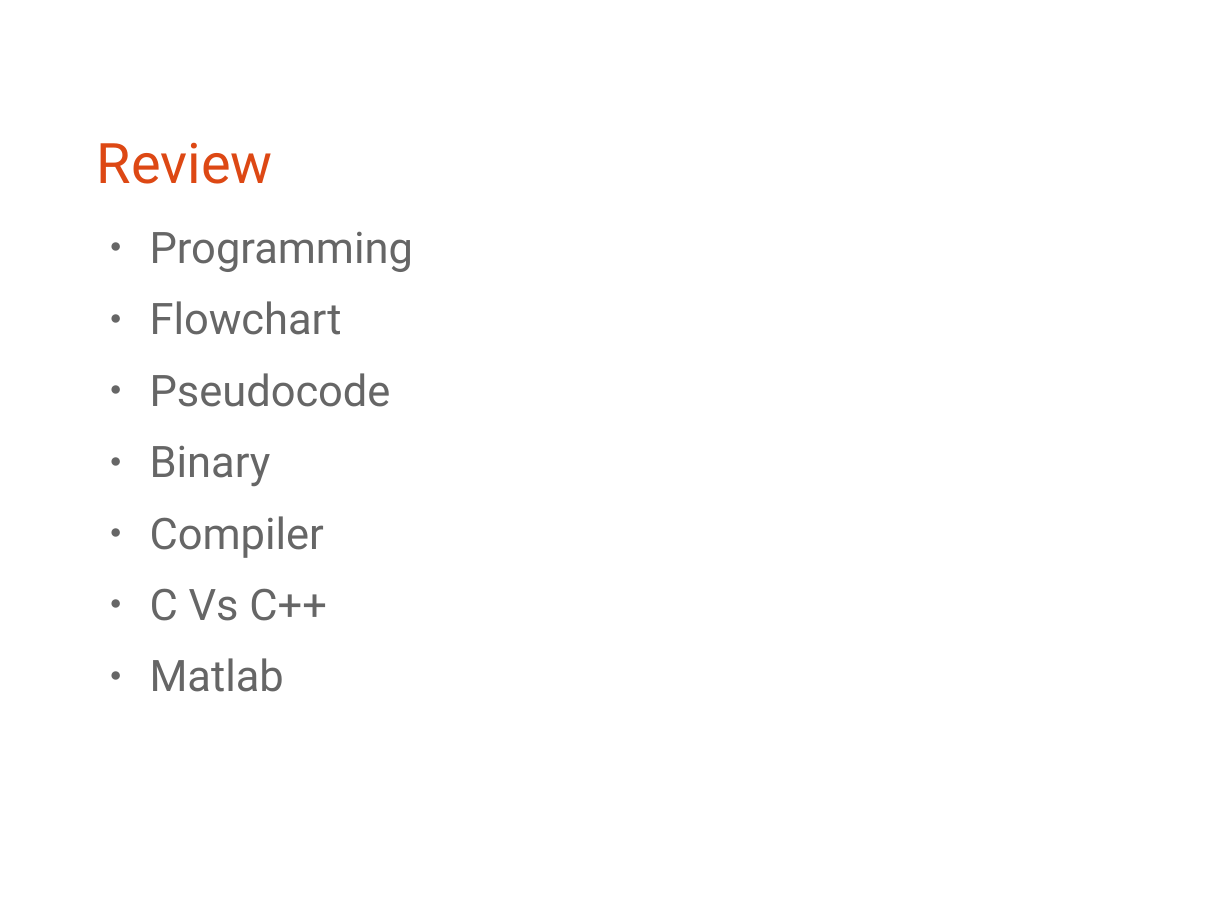
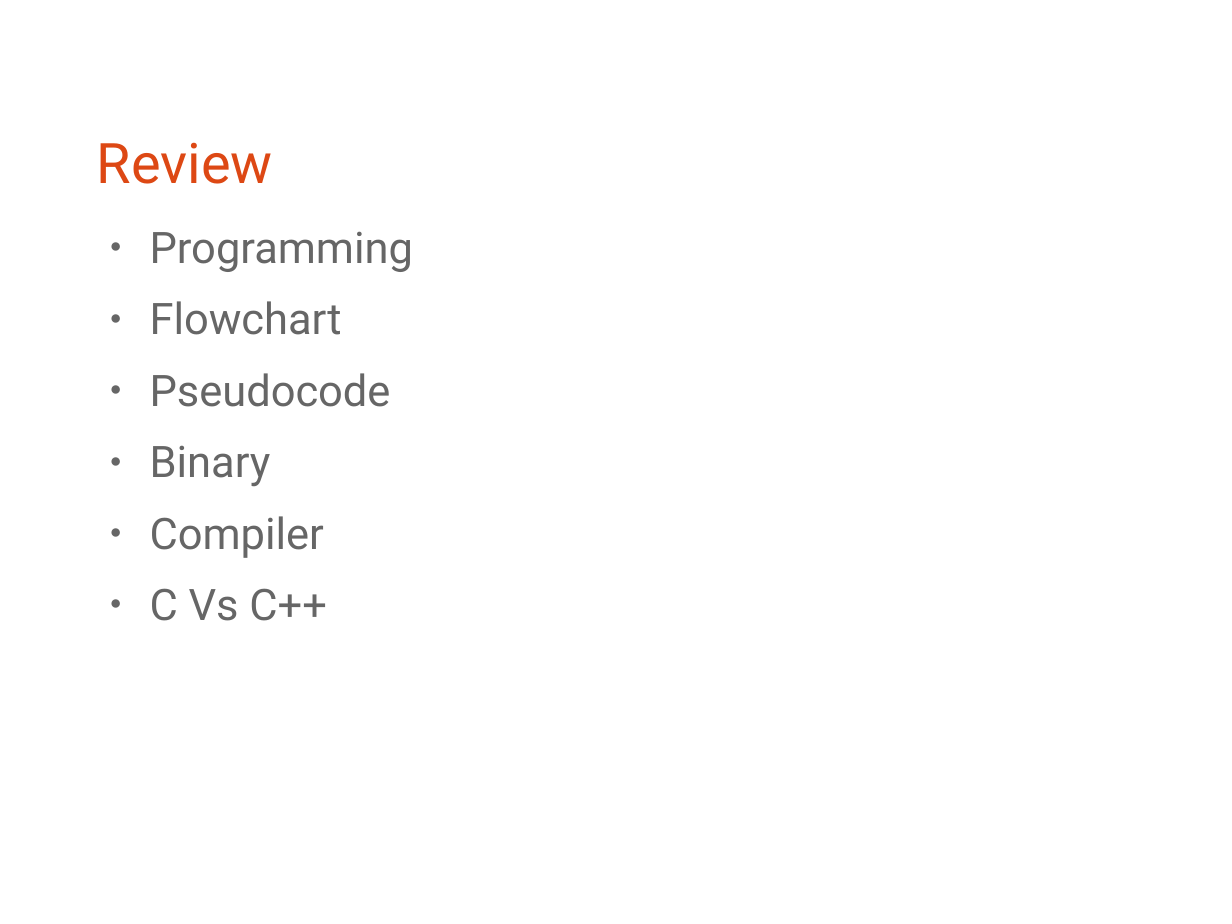
Before and after one commit to bagustris/prokom-tf, a slide deck: slide 3 of prokom1.odp. Drawn at 1232x924 pixels with LibreOffice and Linux fonts; fonts in the diff are those of the drawing. Boxes give left, top, right and bottom in pixels: in the first picture for what was removed or moved away, otherwise in the second. Text is boxed around its words. In the diff, an @@ line names an element or a change of style, - is before the commit and + after.

```diff
--- a/prokom1.odp
+++ b/prokom1.odp
@@ text at [150, 658, 284, 692]: paragraph removed @@
-● Matlab
```
Also in this commit, not shown: 2 other slides changed.
